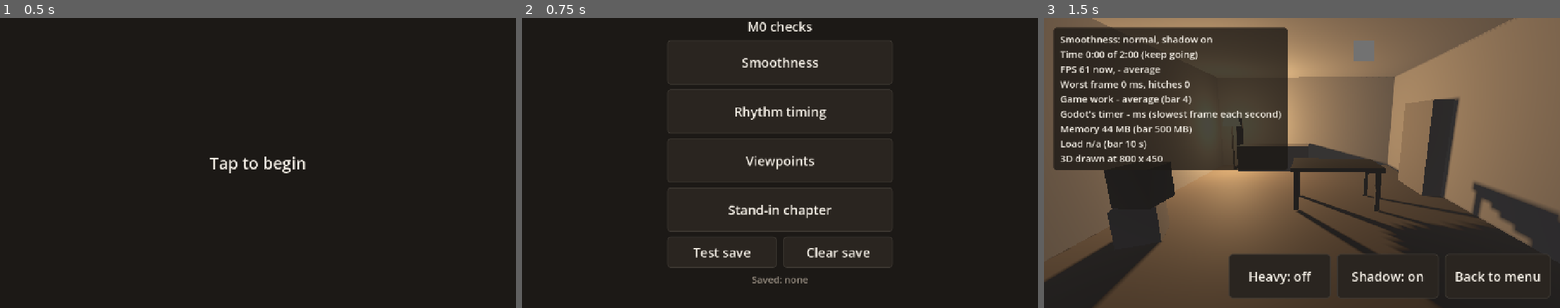
Above: before the commit, frames 1-3 (left to right).
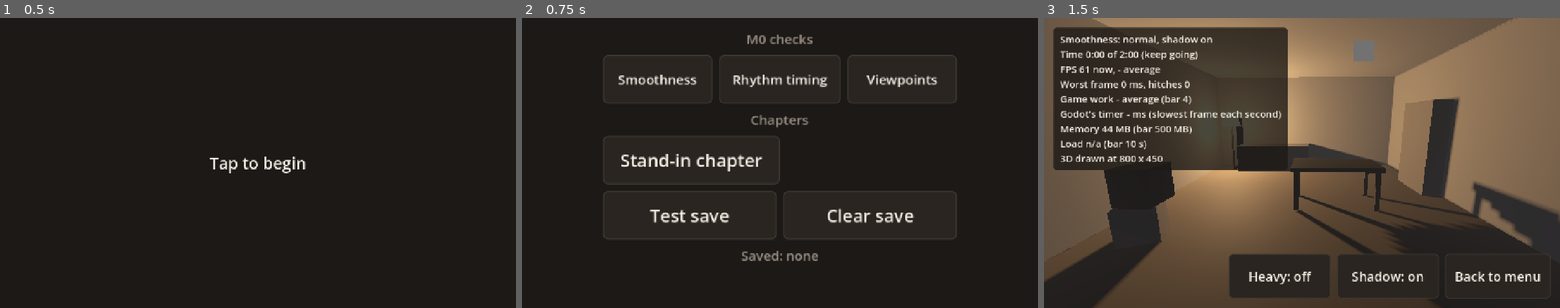
Above: after the commit, the same moments.

Repository: dsickles/Threshold
Game: Godot game, scene res://scenes/ui/m0_menu.tscn
Same seed, same stepped clock (60 frames per second), same inputs: the game is played once before the commit and once after it. Sound files missing from this copy of the repository are replaced by a short silence.
Inputs:
- Up to frame 1 (0.5 s): no input
- Up to frame 2 (0.75 s): click "Tap to begin" at 0.5 s
- Up to frame 3 (1.5 s): click "Smoothness" at 1.25 s

Frame 1 is identical in both runs. In frame 2, 6.2% of the frame differs, in the area x 15-85%, y 1-92%; in frame 3, nothing differs.

Commit message:
DAS-76: scale the test menu to fit every screen
Group the three M0 checks in one row and the chapters in a two-column
grid, and scale the whole menu to the largest size that fits the screen
(up to 2x, so buttons grow on an upright phone). Tests check every button
is on screen, at least 44px and not overlapping at laptop, upright and
sideways phone sizes, also with six chapter buttons.

Co-Authored-By: Claude Opus 5.5 (1M context) <noreply@anthropic.com>
Claude-Session: https://claude.ai/code/session_01SBDunffjZeDqX1cj3VWDeF

Diff:
--- a/game/scenes/ui/m0_menu.gd
+++ b/game/scenes/ui/m0_menu.gd
@@ -6,10 +6,15 @@
 ## chapter through the chapter runner (DAS-75). "Test save" records the next
 ## story chapter as finished, so saving can be checked on a phone before any
 ## story chapter is playable (DAS-74); the line under it shows what is saved.
+## The menu is scaled to fit whatever screen it is on, so every button stays
+## on screen as chapters are added, and grows on an upright phone (DAS-76).
 
 const SMOOTHNESS_SCENE := "res://scenes/m0_checks/smoothness/smoothness_check.tscn"
 const VIEWPOINTS_SCENE := "res://scenes/m0_checks/viewpoints_check.tscn"
 const RHYTHM_CHECK := preload("res://scenes/ui/m0_rhythm_check.tscn")
+## How much of the screen the menu may cover, and how far it may grow.
+const SCREEN_SHARE := 0.92
+const MAX_SCALE := 2.0
 
 @onready var _begin_button: Button = %BeginButton
 @onready var _menu: Control = %Menu
@@ -32,12 +37,29 @@
 	_game_state().progress_changed.connect(_show_progress)
 	_game_state().save_failed.connect(_show_progress)
 	_show_progress()
+	resized.connect(_fit_menu)
+	_menu.minimum_size_changed.connect(_fit_menu)
+	_fit_menu()
 
 
 # Browsers play no sound until the first tap, so everything starts from here.
 func _on_begin_pressed() -> void:
 	_begin_button.hide()
 	_menu.show()
+
+
+# Scales the menu to the largest size that fits the screen (up to MAX_SCALE),
+# centred. Containers reset their children's scale, so the menu is placed by
+# hand rather than inside a container.
+func _fit_menu() -> void:
+	var natural := _menu.get_combined_minimum_size()
+	if natural.x <= 0.0 or natural.y <= 0.0:
+		return
+	var room := size * SCREEN_SHARE
+	var fit := minf(MAX_SCALE, minf(room.x / natural.x, room.y / natural.y))
+	_menu.size = natural
+	_menu.scale = Vector2(fit, fit)
+	_menu.position = ((size - natural * fit) / 2.0).round()
 
 
 # The check covers the menu and frees itself on Back.
--- a/game/scenes/ui/m0_menu.tscn
+++ b/game/scenes/ui/m0_menu.tscn
@@ -94,64 +94,80 @@
 
 [node name="Menu" type="VBoxContainer" parent="."]
 unique_name_in_owner = true
-custom_minimum_size = Vector2(560, 0)
-layout_mode = 1
-anchors_preset = 8
-anchor_left = 0.5
-anchor_top = 0.5
-anchor_right = 0.5
-anchor_bottom = 0.5
-offset_left = -280.0
-offset_top = -320.0
-offset_right = 280.0
-offset_bottom = 320.0
-grow_horizontal = 2
-grow_vertical = 2
+custom_minimum_size = Vector2(640, 0)
+layout_mode = 0
 theme_override_constants/separation = 12
 
-[node name="Title" type="Label" parent="Menu"]
+[node name="ChecksLabel" type="Label" parent="Menu"]
 layout_mode = 2
+theme_override_colors/font_color = Color(0.604, 0.565, 0.518, 1)
+theme_override_font_sizes/font_size = 24
 text = "M0 checks"
 horizontal_alignment = 1
 
-[node name="SmoothnessButton" type="Button" parent="Menu"]
+[node name="ChecksRow" type="HBoxContainer" parent="Menu"]
+layout_mode = 2
+theme_override_constants/separation = 12
+
+[node name="SmoothnessButton" type="Button" parent="Menu/ChecksRow"]
 unique_name_in_owner = true
-custom_minimum_size = Vector2(0, 110)
+custom_minimum_size = Vector2(0, 88)
 layout_mode = 2
+size_flags_horizontal = 3
+theme_override_font_sizes/font_size = 24
 text = "Smoothness"
 
-[node name="RhythmButton" type="Button" parent="Menu"]
+[node name="RhythmButton" type="Button" parent="Menu/ChecksRow"]
 unique_name_in_owner = true
-custom_minimum_size = Vector2(0, 110)
+custom_minimum_size = Vector2(0, 88)
 layout_mode = 2
+size_flags_horizontal = 3
+theme_override_font_sizes/font_size = 24
 text = "Rhythm timing"
 
-[node name="ViewpointsButton" type="Button" parent="Menu"]
+[node name="ViewpointsButton" type="Button" parent="Menu/ChecksRow"]
 unique_name_in_owner = true
-custom_minimum_size = Vector2(0, 110)
+custom_minimum_size = Vector2(0, 88)
 layout_mode = 2
+size_flags_horizontal = 3
+theme_override_font_sizes/font_size = 24
 text = "Viewpoints"
 
-[node name="StandInButton" type="Button" parent="Menu"]
+[node name="ChaptersLabel" type="Label" parent="Menu"]
+layout_mode = 2
+theme_override_colors/font_color = Color(0.604, 0.565, 0.518, 1)
+theme_override_font_sizes/font_size = 24
+text = "Chapters"
+horizontal_alignment = 1
+
+[node name="Chapters" type="GridContainer" parent="Menu"]
 unique_name_in_owner = true
-custom_minimum_size = Vector2(0, 110)
 layout_mode = 2
+theme_override_constants/h_separation = 12
+theme_override_constants/v_separation = 12
+columns = 2
+
+[node name="StandInButton" type="Button" parent="Menu/Chapters"]
+unique_name_in_owner = true
+custom_minimum_size = Vector2(0, 88)
+layout_mode = 2
+size_flags_horizontal = 3
 text = "Stand-in chapter"
 
 [node name="SaveRow" type="HBoxContainer" parent="Menu"]
 layout_mode = 2
-theme_override_constants/separation = 16
+theme_override_constants/separation = 12
 
 [node name="TestSaveButton" type="Button" parent="Menu/SaveRow"]
 unique_name_in_owner = true
-custom_minimum_size = Vector2(0, 64)
+custom_minimum_size = Vector2(0, 88)
 layout_mode = 2
 size_flags_horizontal = 3
 text = "Test save"
 
 [node name="ClearSaveButton" type="Button" parent="Menu/SaveRow"]
 unique_name_in_owner = true
-custom_minimum_size = Vector2(0, 64)
+custom_minimum_size = Vector2(0, 88)
 layout_mode = 2
 size_flags_horizontal = 3
 text = "Clear save"
--- a/game/tests/test_m0_menu.gd
+++ b/game/tests/test_m0_menu.gd
@@ -1,5 +1,6 @@
 extends TestCase
-## The M0 menu (DAS-66): tap to begin, then one button per M0 check.
+## The M0 menu (DAS-66): tap to begin, then one button per M0 check, chapter
+## and save action, all fitting on every screen (DAS-76).
 
 const MENU := preload("res://scenes/ui/m0_menu.tscn")
 
@@ -12,15 +13,78 @@
 	check(not menu.get_node("%BeginButton").visible, "begin button gone after tapping it")
 
 
-func test_buttons_are_big_enough_to_tap() -> void:
+const SCREENS := [Vector2i(1280, 720), Vector2i(390, 844), Vector2i(844, 390)]
+
+
+func test_every_button_is_on_screen_and_big_enough_on_every_screen() -> void:
+	for screen in SCREENS:
+		set_screen(screen)
+		var menu := add_scene(MENU)
+		tap(menu.get_node("%BeginButton"))
+		await frames(2)
+		_check_menu_fits(menu, screen)
+		menu.free()
+
+
+# M1 adds the Loss and the Silence (and a test chapter may join them), so the
+# menu must still fit with three rows of chapter buttons.
+func test_the_menu_still_fits_with_six_chapters() -> void:
+	for screen in SCREENS:
+		set_screen(screen)
+		var menu := add_scene(MENU)
+		var chapters: Control = menu.get_node("%Chapters")
+		var template: Button = menu.get_node("%StandInButton")
+		while chapters.get_child_count() < 6:
+			var extra := template.duplicate(0) as Button
+			extra.unique_name_in_owner = false
+			extra.text = "Extra chapter %d" % chapters.get_child_count()
+			chapters.add_child(extra)
+		tap(menu.get_node("%BeginButton"))
+		await frames(2)
+		_check_menu_fits(menu, screen)
+		menu.free()
+
+
+# Every button and line is inside the screen, no two buttons overlap, and each
+# button is at least 44px both in the game's own units and on the real screen
+# (the window's size: points on a phone).
+func _check_menu_fits(menu: Node, screen: Vector2i) -> void:
+	var view := get_viewport().get_visible_rect()
+	var to_screen := float(screen.x) / view.size.x
+	var menu_box: Control = menu.get_node("%Menu")
+	check(view.encloses(menu_box.get_global_rect()),
+			"menu inside the screen on %s (menu %s, screen %s)" % [screen, menu_box.get_global_rect(), view])
+	var buttons: Array[Button] = []
+	_collect_buttons(menu_box, buttons)
+	check(buttons.size() >= 6, "found the menu's buttons on %s" % screen)
+	for i in buttons.size():
+		var rect := buttons[i].get_global_rect()
+		var label := "%s on %s" % [buttons[i].text, screen]
+		check(view.encloses(rect), "%s is on screen (is %s)" % [label, rect])
+		check(rect.size.x >= 44.0 and rect.size.y >= 44.0, "%s is at least 44px (is %s)" % [label, rect.size])
+		var real := rect.size * to_screen
+		check(real.x >= 44.0 and real.y >= 44.0,
+				"%s is at least 44px on the real screen (is %s)" % [label, real])
+		for j in range(i + 1, buttons.size()):
+			check(not rect.intersects(buttons[j].get_global_rect()),
+					"%s doesn't overlap %s" % [label, buttons[j].text])
+	for name in ["SaveStatus", "Status"]:
+		var line: Control = menu.get_node("%" + name)
+		check(view.encloses(line.get_global_rect()), "%s line on screen on %s" % [name, screen])
+
+
+func _collect_buttons(node: Node, out: Array[Button]) -> void:
+	if node is Button and node.is_visible_in_tree():
+		out.append(node)
+	for child in node.get_children():
+		_collect_buttons(child, out)
+
+
+func test_begin_button_is_big_enough_to_tap() -> void:
 	var menu := add_scene(MENU)
-	tap(menu.get_node("%BeginButton"))
 	await frames()
-	for name in ["BeginButton", "SmoothnessButton", "RhythmButton", "ViewpointsButton",
-			"TestSaveButton", "ClearSaveButton"]:
-		var button: Control = menu.get_node("%" + name)
-		check(button.size.x >= 44.0 and button.size.y >= 44.0,
-				"%s is at least 44px (is %s)" % [name, button.size])
+	var begin: Control = menu.get_node("%BeginButton")
+	check(begin.size.x >= 44.0 and begin.size.y >= 44.0, "BeginButton is at least 44px (is %s)" % begin.size)
 
 
 func test_rhythm_check_opens_over_the_menu_and_back_returns() -> void:
Not shown, changed: tests/web/specs/m0.spec.ts
